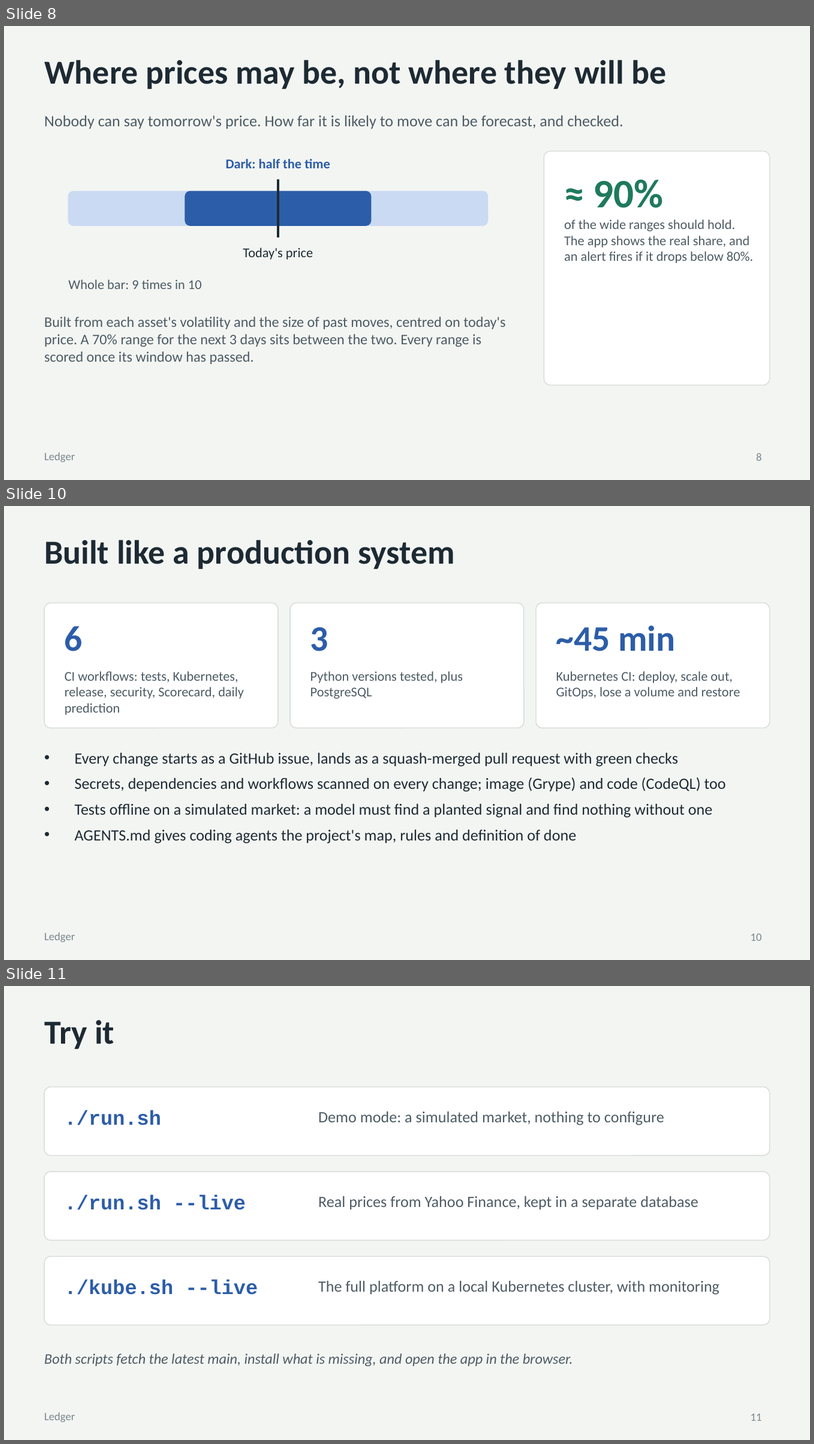
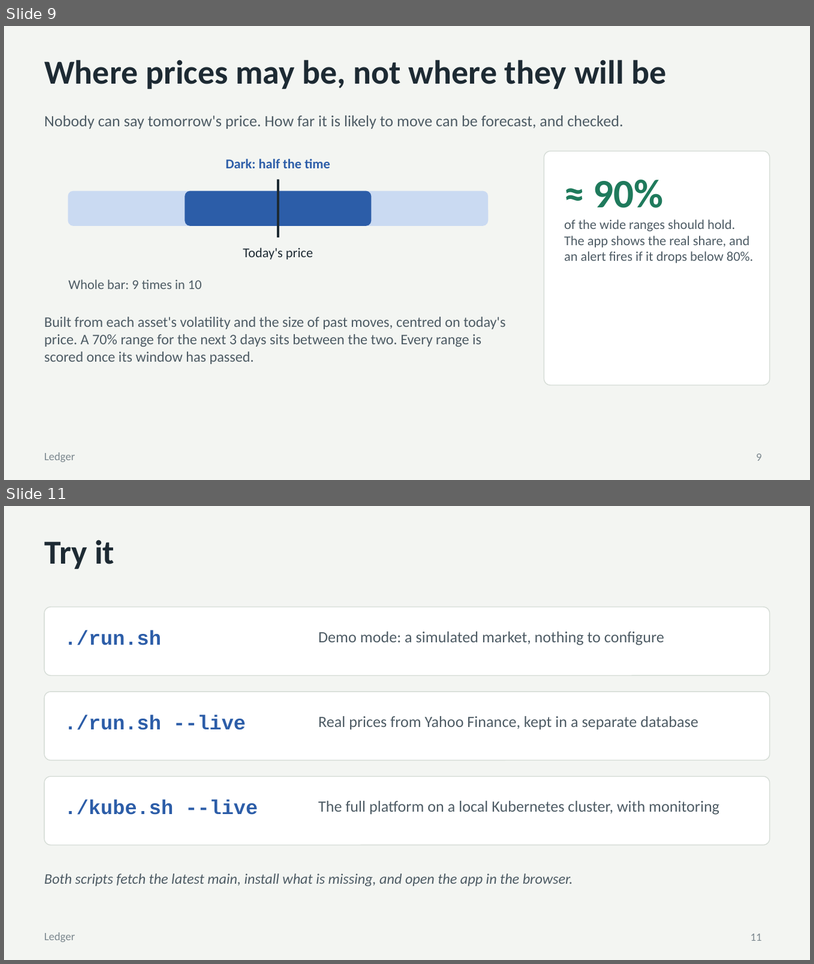
Before and after one commit to elyr/stock-market-predictor, a slide deck: docs/presentation/Ledger.pptx. Shown one above the other, each under a label of ours: slides 8, 10 and 11 before the commit, slides 9 and 11 after it; the slides between them are not shown. The pictures are 814x1444 and 814x964 pixels, drawn with LibreOffice and Linux fonts; fonts in the diff are those of the drawing. Boxes give left, top, right and bottom in pixels: in the first picture for what was removed or moved away, otherwise in the second. Text is boxed around its words. In the diff, an @@ line names an element or a change of style, - is before the commit and + after.

```diff
--- a/docs/presentation/Ledger.pptx
+++ b/docs/presentation/Ledger.pptx
@@ slide 10 removed at box(4, 506, 810, 960), background #F3F5F2; not listed: 1 template element that a slide beside it also shows @@
@@ title removed at box(44, 540, 455, 569) @@
-Built like a production system
@@ rounded rectangle removed at box(44, 603, 278, 728) @@
@@ rounded rectangle removed at box(290, 603, 524, 728) @@
@@ rounded rectangle removed at box(536, 603, 770, 728) @@
@@ text removed at box(65, 626, 83, 651) @@
-6
@@ text removed at box(311, 627, 329, 651) @@
-3
@@ text removed at box(557, 625, 675, 651) @@
-~45 min
@@ text removed at box(65, 671, 244, 715) @@
-CI workflows: tests, Kubernetes, release, security, Scorecard, daily prediction
@@ text removed at box(311, 671, 463, 699) @@
-Python versions tested, plus PostgreSQL
@@ text removed at box(557, 671, 741, 699) @@
-Kubernetes CI: deploy, scale out, GitOps, lose a volume and restore
@@ text removed at box(75, 753, 726, 843) @@
-• Every change starts as a GitHub issue, lands as a squash-merged pull request with green checks
-• Secrets, dependencies and workflows scanned on every change; image (Grype) and code (CodeQL) too
-• Tests offline on a simulated market: a model must find a planted signal and find nothing without one
-• AGENTS.md gives coding agents the project's map, rules and definition of done
@@ page number removed at box(751, 933, 762, 940) @@
-10
@@ what was slide 8 is now slide 9 @@
@@ page number at box(756, 453, 762, 460): text changed @@
-8
+9
```
Also in this commit, not shown: 2 slides changed, 2 slides added, 1 other slide removed, 2 other files.
